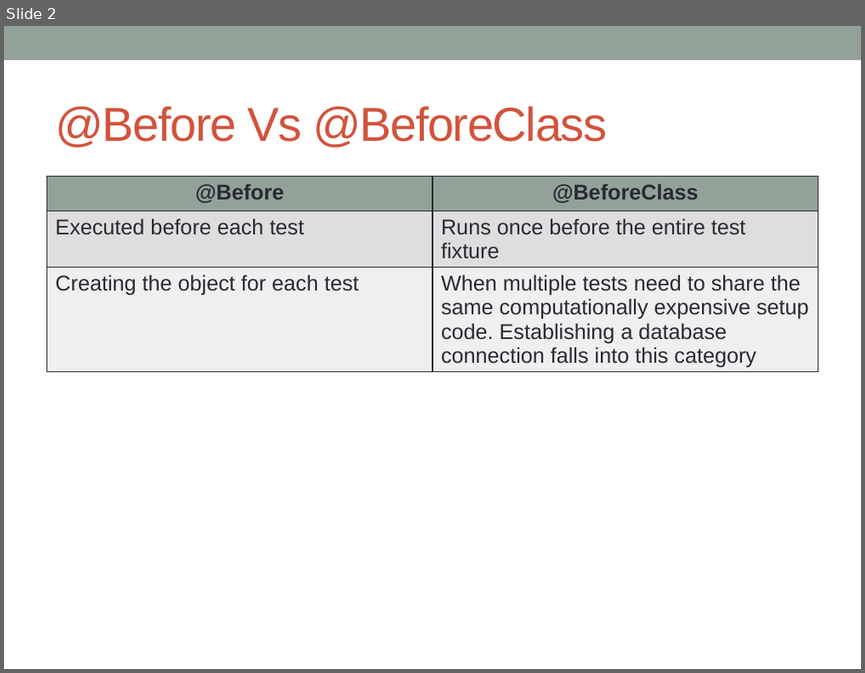
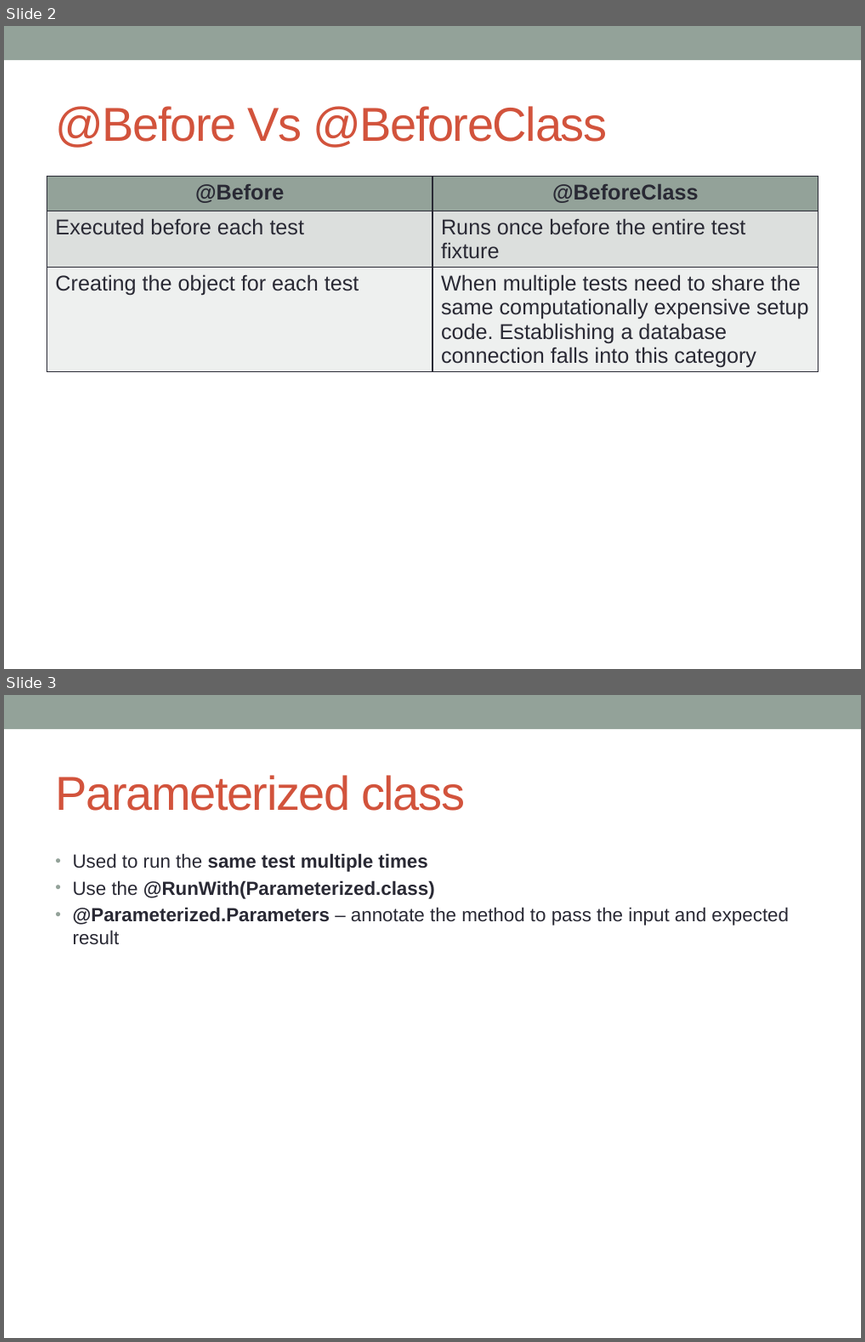
Before and after one commit to notionquest/ProjectDocumentation, a slide deck: Junit.pptx. Shown one above the other, each under a label of ours: slide 2 before the commit, slides 2 and 3 after it. The pictures are 865x673 and 865x1342 pixels, drawn with LibreOffice and Linux fonts; fonts in the diff are those of the drawing. Boxes give left, top, right and bottom in pixels: in the first picture for what was removed or moved away, otherwise in the second. Text is boxed around its words. In the diff, an @@ line names an element or a change of style, - is before the commit and + after.

Commit message:
Parameterized test-Running same test multiple time

```diff
--- a/Junit.pptx
+++ b/Junit.pptx
@@ slide 3 added at (x1=4, y1=695, x2=861, y2=1338), background #FFFFFF; not listed: 1 template element that a slide beside it also shows @@
@@ title added at (x1=55, y1=775, x2=465, y2=811), 40 pt, text #D2533C @@
+Parameterized class
@@ text added at (x1=73, y1=853, x2=789, y2=945), 16 pt, text #292934, bold @@
+• Used to run the same test multiple times
+• Use the @RunWith(Parameterized.class)
+• @Parameterized.Parameters – annotate the method to pass the input and expected result
```
Also in this commit, not shown: 2 other slides added, 1 slide removed.
